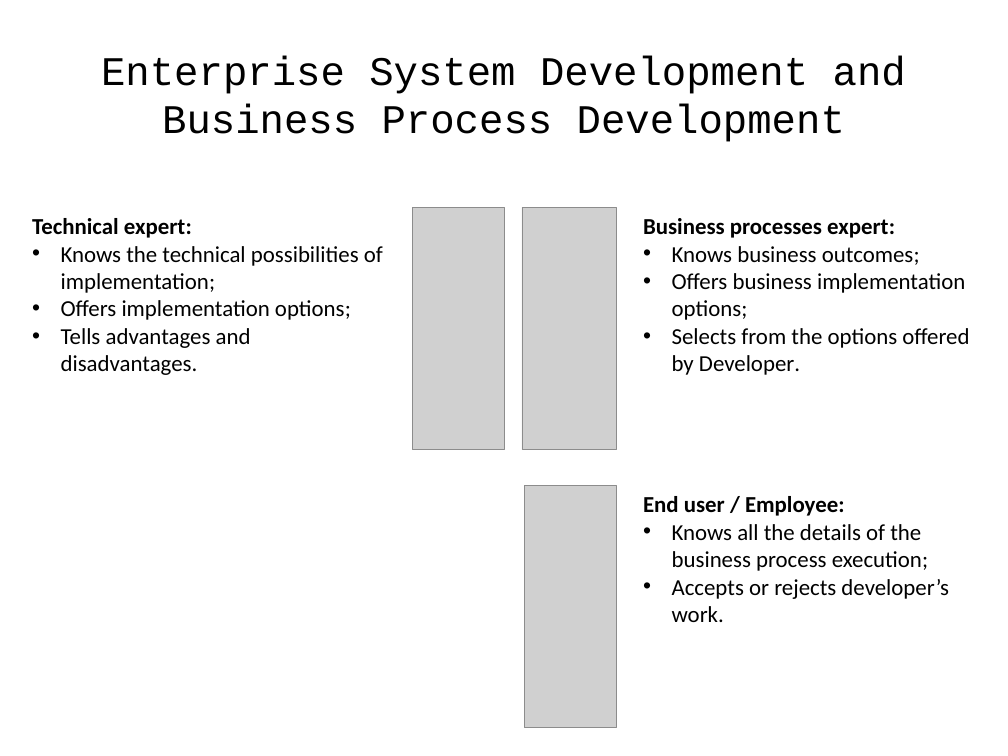
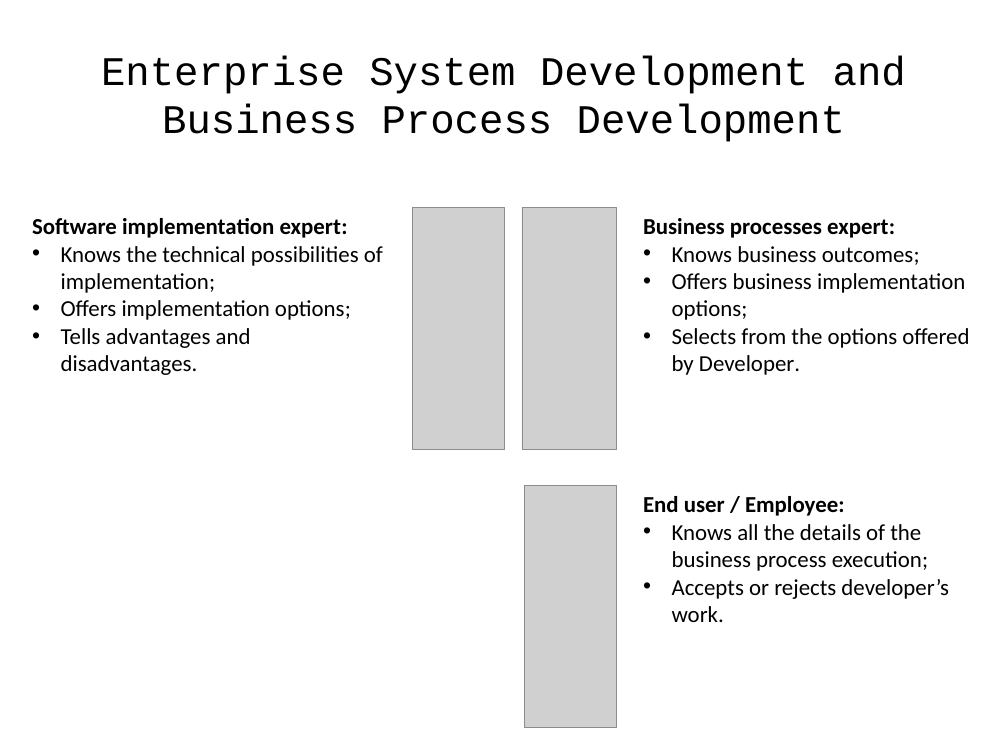
Before and after one commit to j-avdeev/EnterpriseSystemsDevelopment, a slide deck: slide 10 of Lec1 - Introducing the terminology/Enterprise System Development - lec day1 Introducing the terminology.odp (slide 29 before the commit). Drawn at 1008x756 pixels with LibreOffice and Linux fonts; fonts in the diff are those of the drawing; grey boxes stand for pictures. Boxes give left, top, right and bottom in pixels: in the first picture for what was removed or moved away, otherwise in the second. Text is boxed around its words. In the diff, an @@ line names an element or a change of style, - is before the commit and + after.

```diff
--- a/Lec1 - Introducing the terminology/Enterprise System Development - lec day1 Introducing the terminology.odp
+++ b/Lec1 - Introducing the terminology/Enterprise System Development - lec day1 Introducing the terminology.odp
@@ text at bbox=[32, 218, 348, 238]: text changed @@
-Technical expert:
+Software implementation expert:
```
Also in this commit, not shown: 2 other slides changed, 2 slides added, 21 slides removed, 3 other files.
